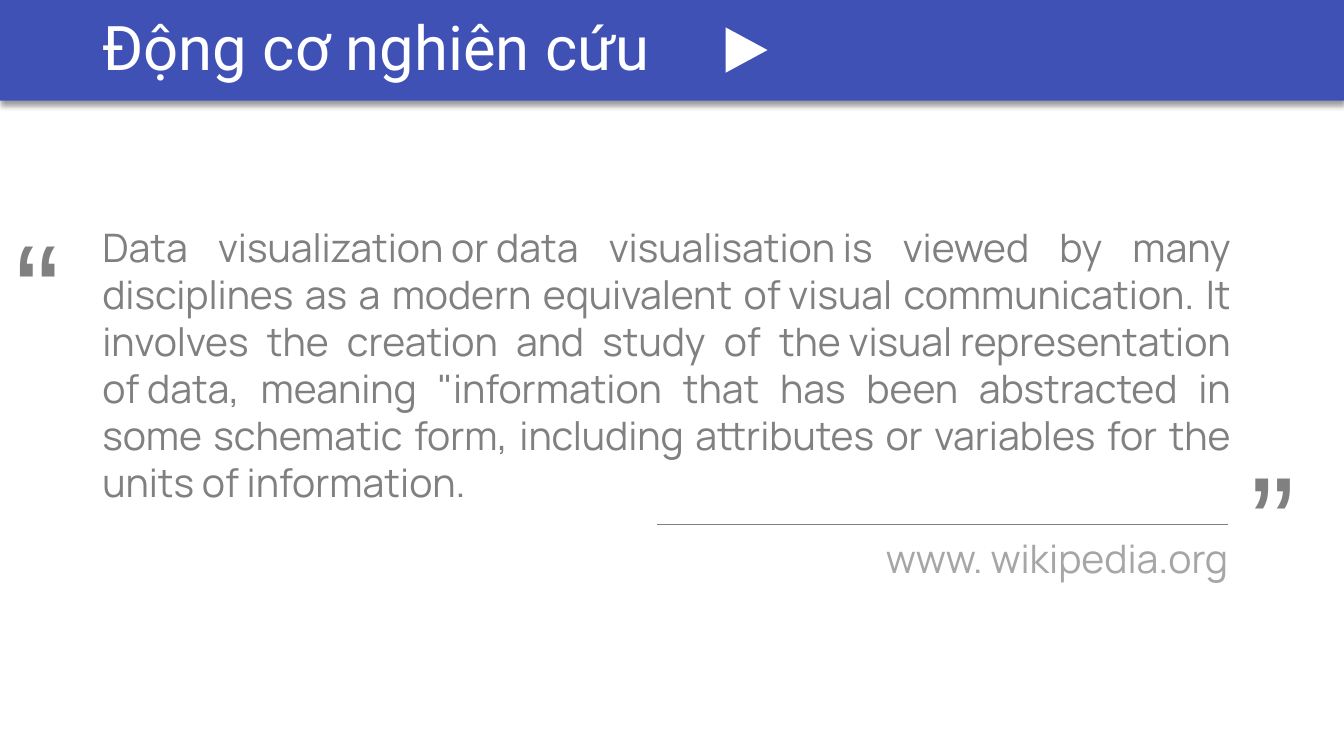
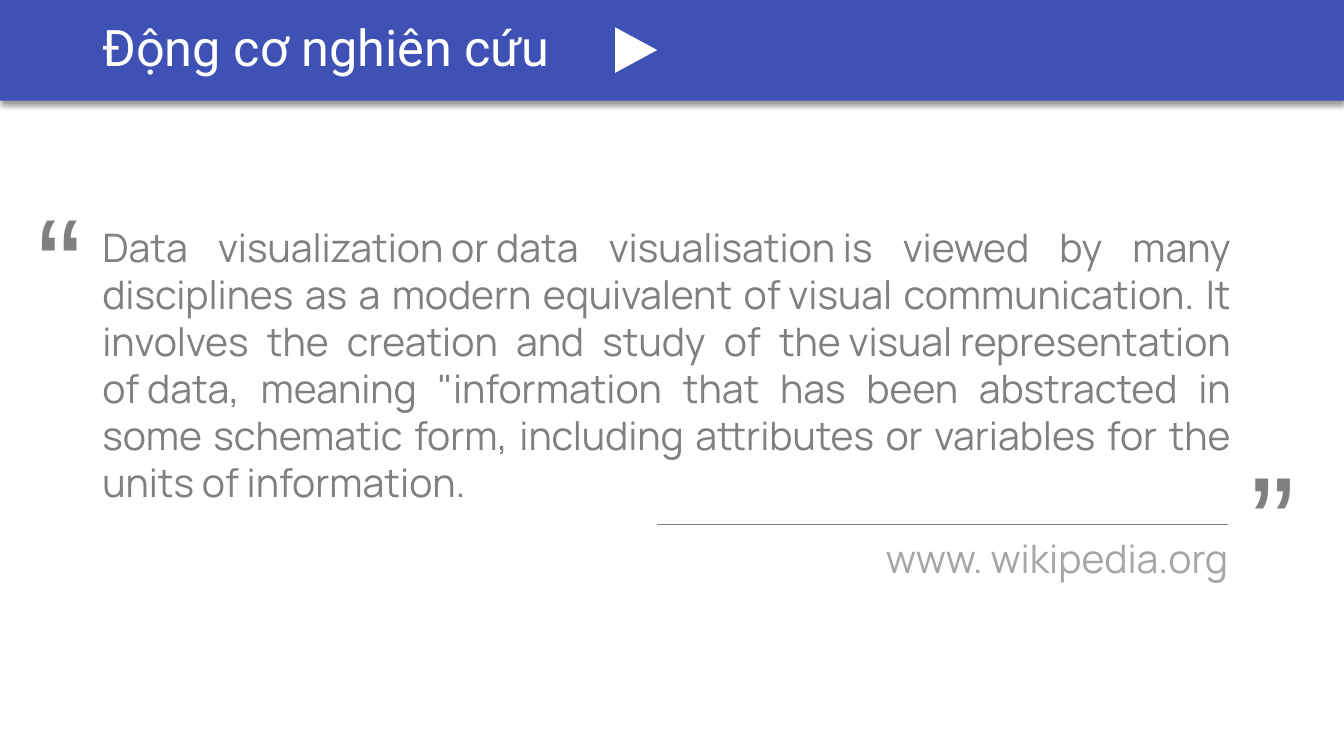
Before and after one commit to csethanhcong/c9js-demo, a slide deck: slide 5 of report/Presentation/Slide LVTN.pptx. Drawn at 1344x756 pixels with LibreOffice and Linux fonts; fonts in the diff are those of the drawing. Boxes give left, top, right and bottom in pixels: in the first picture for what was removed or moved away, otherwise in the second. Text is boxed around its words. In the diff, an @@ line names an element or a change of style, - is before the commit and + after.

```diff
--- a/report/Presentation/Slide LVTN.pptx
+++ b/report/Presentation/Slide LVTN.pptx
@@ title "Động cơ nghiên cứu" at [102, 28, 549, 77]: size 44 to 36 pt @@
@@ triangle: place and size @@
-triangle at [725, 28, 768, 73]
+triangle at [616, 28, 658, 73]
@@ text "“": place and size @@
-text "“" at [5, 200, 100, 373]
+text "“" at [27, 174, 122, 348]
```
Also in this commit, not shown: 15 other slides changed.
